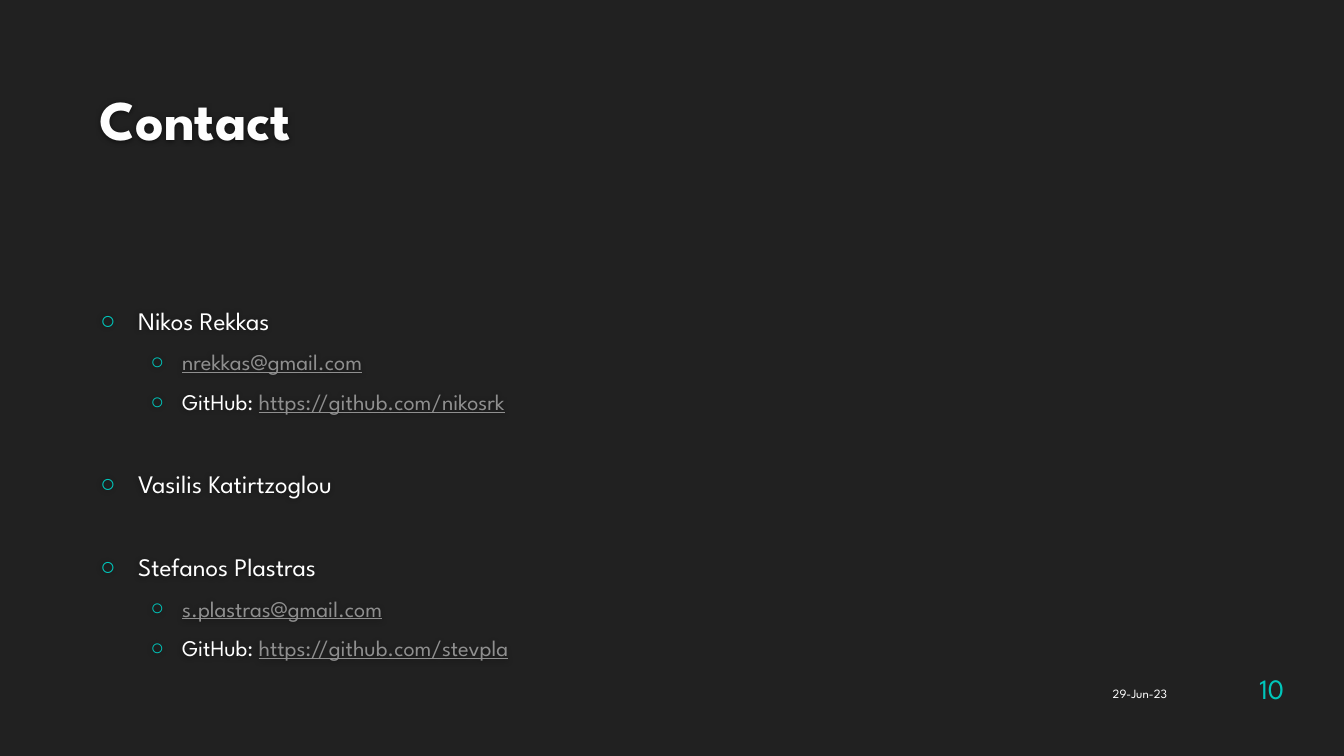
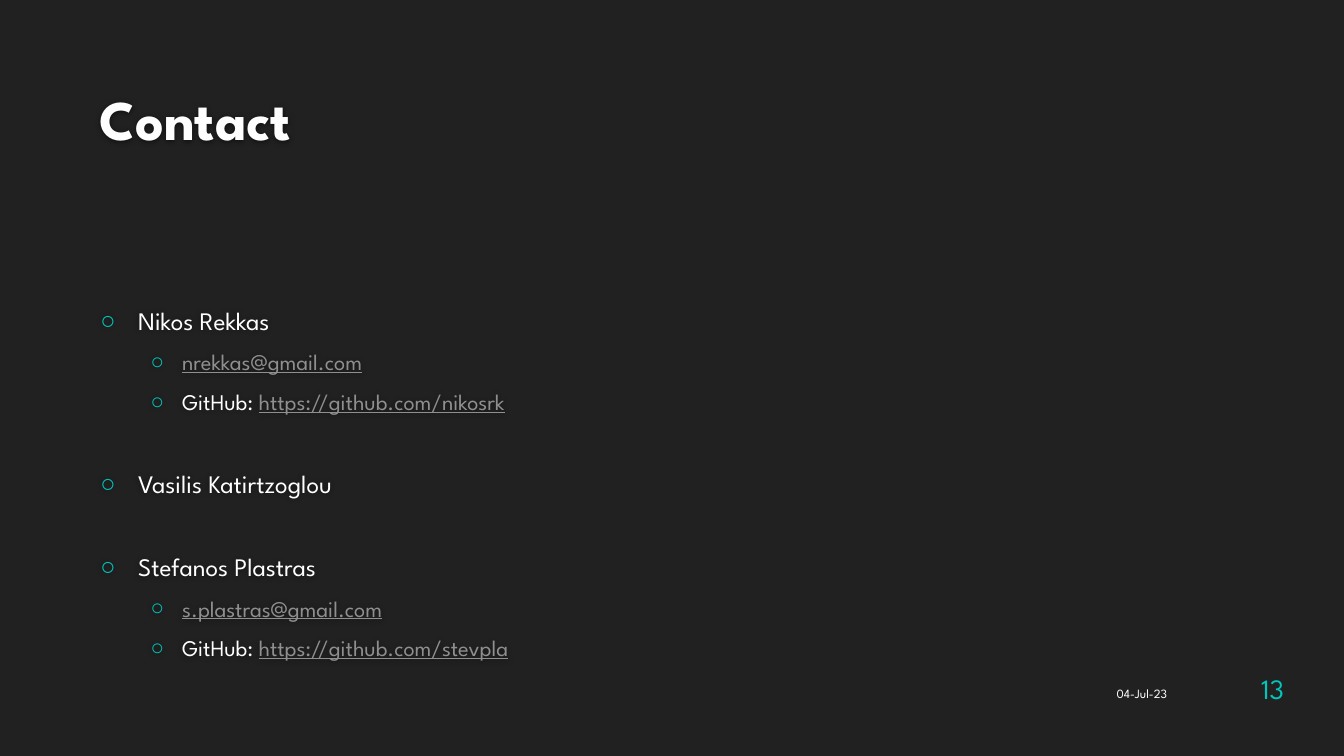
Before and after one commit to stevpla/smart-sustainable-wash-machines-monitoring-app, a slide deck: slide 13 of Wash_Machines_Live_Monitoring_Service_ppt.pptx (slide 10 before the commit). Drawn at 1344x756 pixels with LibreOffice and Linux fonts; fonts in the diff are those of the drawing; background and template pictures are left out. Boxes give left, top, right and bottom in pixels: in the first picture for what was removed or moved away, otherwise in the second. Text is boxed around its words. In the diff, an @@ line names an element or a change of style, - is before the commit and + after.

```diff
--- a/Wash_Machines_Live_Monitoring_Service_ppt.pptx
+++ b/Wash_Machines_Live_Monitoring_Service_ppt.pptx
@@ text at (x1=1117, y1=689, x2=1167, y2=698): text changed @@
-29-Jun-23
+04-Jul-23
@@ page number at (x1=1261, y1=680, x2=1284, y2=700): text changed @@
-10
+13
```
Also in this commit, not shown: 9 other slides changed, 3 slides added.
